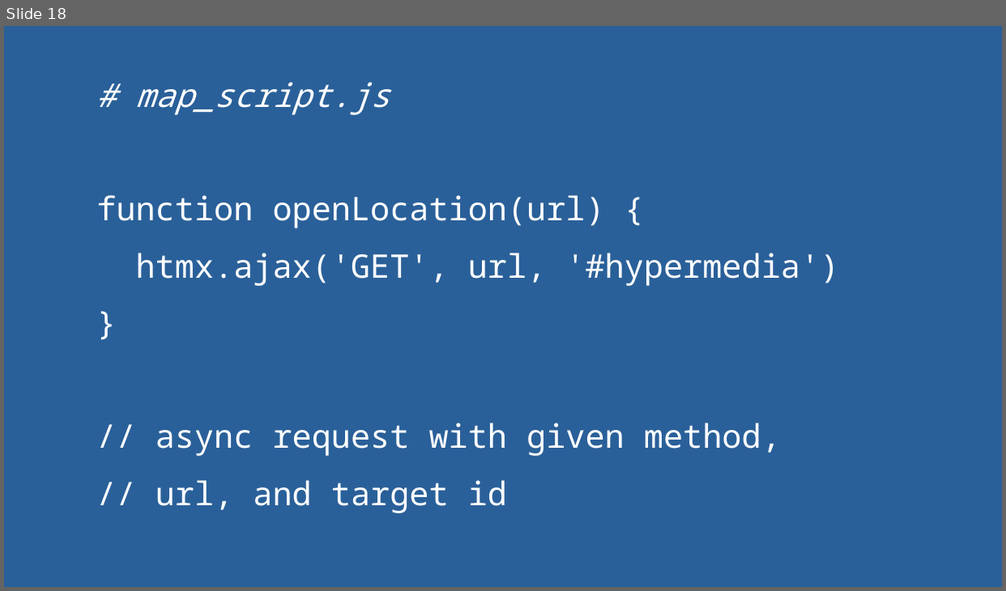
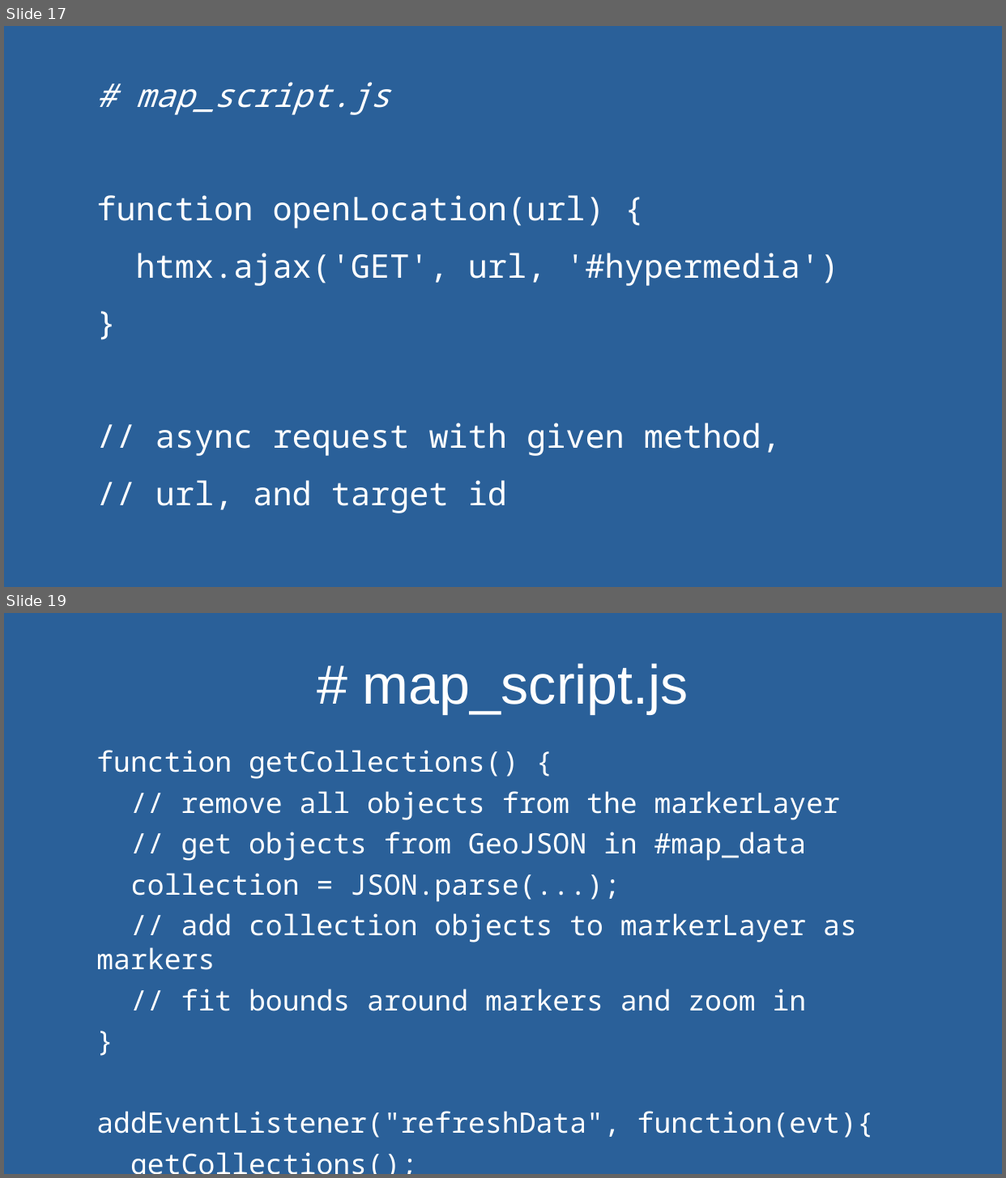
Before and after one commit to andywar65/map_swap_example, a slide deck: hypermedia_driven_maps.odp. Shown one above the other, each under a label of ours: slide 18 before the commit, slides 17 and 19 after it; the slides between them are not shown. The pictures are 1006x591 and 1006x1178 pixels, drawn with LibreOffice and Linux fonts; fonts in the diff are those of the drawing. Boxes give left, top, right and bottom in pixels: in the first picture for what was removed or moved away, otherwise in the second. Text is boxed around its words. In the diff, an @@ line names an element or a change of style, - is before the commit and + after.

```diff
--- a/hypermedia_driven_maps.odp
+++ b/hypermedia_driven_maps.odp
@@ slide 19 added at [4, 613, 1002, 1174], background #2A6099 @@
@@ title added at [363, 663, 688, 714], 44 pt, text #FFFFFF @@
+# map_script.js
@@ text added at [96, 750, 874, 1138], 22.4 pt, text #FFFFFF @@
+function getCollections() {
+// remove all objects from the markerLayer
+// get objects from GeoJSON in #map_data
+collection = JSON.parse(...);
+// add collection objects to markerLayer as markers
+// fit bounds around markers and zoom in
+}
+addEventListener("refreshData", function(evt){
+getCollections();
+})
@@ what was slide 18 is now slide 17 @@
```
Also in this commit, not shown: 7 slides changed, 9 other slides added, 3 slides removed.
